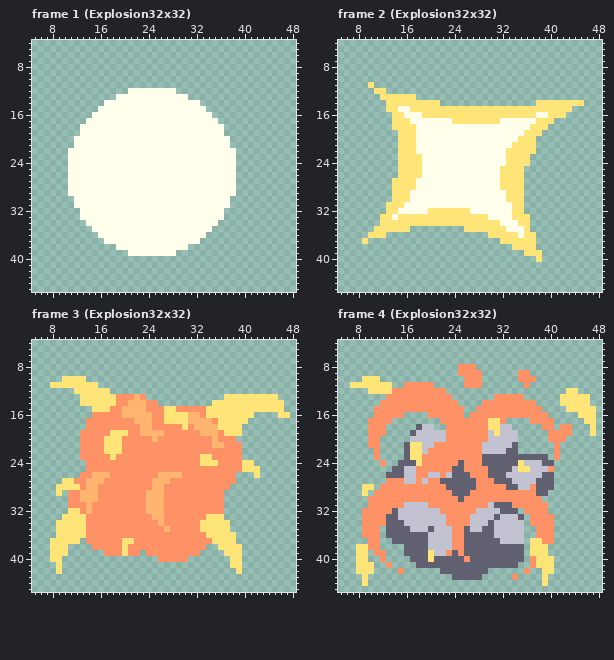
Pixel-art file: ase_files/sprites/explosions.aseprite. The first picture shows the starting point.
64x64 pixels, 9 frames. Shown: frame 1 (Explosion32x32): x 5..48, y 4..45; frame 2 (Explosion32x32): x 5..48, y 4..45; frame 3 (Explosion32x32): x 5..48, y 4..45; frame 4 (Explosion32x32): x 5..48, y 4..45. The old version is drawn lined up with the new one, on the new canvas. The commit also changed other frames, which this record leaves out.
After:
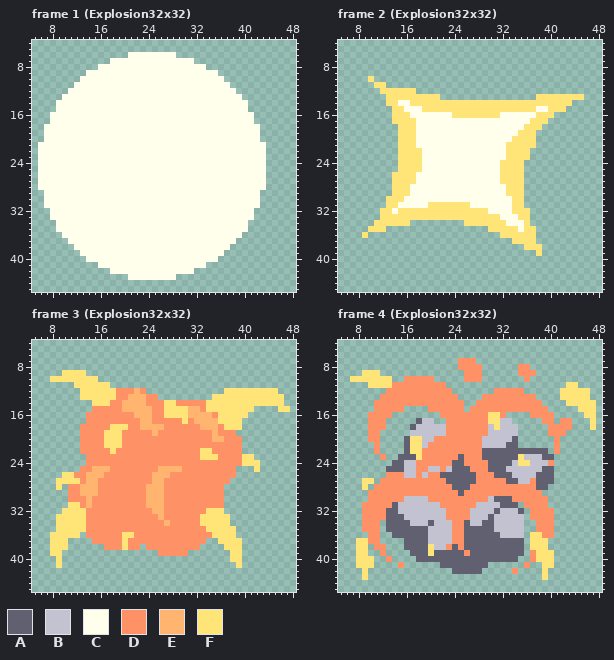
Palette (. is transparent): A #606070  B #c2c2d1  C #ffffeb  D #ff9166  E #ffb570  F #ffe478
Edits made:
canvas 64x64 -> 50x52, the old top-left corner now at -7,-6 (the part of the old canvas that was cut away was empty and is not shown)
Changed rows in their new state; - is an unchanged pixel.
Frame 1 (Explosion32x32):
first column x 6:
 6 ---------------CCCCCCCC---------------
 7 ------------CCCCCCCCCCCCCC------------
 8 ----------CCCCCCCCCCCCCCCCCC----------
 9 --------CCCCCCCCCCCCCCCCCCCCCC--------
10 -------CCCCCCCCCCCCCCCCCCCCCCCC-------
11 ------CCCCCCCCCCCCCCCCCCCCCCCCCC------
12 -----CCCCCCCCCC--------CCCCCCCCCC-----
13 ----CCCCCCCCC------------CCCCCCCCC----
14 ---CCCCCCCC----------------CCCCCCCC---
15 ---CCCCCCC------------------CCCCCCC---
16 --CCCCCCC--------------------CCCCCCC--
17 --CCCCCC----------------------CCCCCC--
18 -CCCCCC------------------------CCCCCC-
19 -CCCCCC------------------------CCCCCC-
20 -CCCCC--------------------------CCCCC-
21 CCCCCC--------------------------CCCCCC
22 CCCCC----------------------------CCCCC
23 CCCCC----------------------------CCCCC
24 CCCCC----------------------------CCCCC
25 CCCCC----------------------------CCCCC
26 CCCCC----------------------------CCCCC
27 CCCCC----------------------------CCCCC
28 CCCCC----------------------------CCCCC
29 -CCCC----------------------------CCCC-
30 -CCCCC--------------------------CCCCC-
31 -CCCCC--------------------------CCCCC-
32 --CCCCC------------------------CCCCC--
33 --CCCCC------------------------CCCCC--
34 ---CCCCC----------------------CCCCC---
35 ---CCCCCC--------------------CCCCCC---
36 ----CCCCCC------------------CCCCCC----
37 -----CCCCCC----------------CCCCCC-----
38 ------CCCCCCC------------CCCCCCC------
39 -------CCCCCCCC--------CCCCCCCC-------
40 --------CCCCCCCCCCCCCCCCCCCCCC--------
41 ----------CCCCCCCCCCCCCCCCCC----------
42 ------------CCCCCCCCCCCCCC------------
43 ---------------CCCCCCCC---------------
Frame 2 (Explosion32x32):
first column x 9:
10 -F-----------------------------------
11 -.FF---------------------------------
12 --.-FFFFF----------------------------
13 ---.-----FFFF----------------FFFFFFFF
14 ------CC-----FFFFFFFFFFFFFFFF------..
15 ----.-F-CC-------------------CC---.--
16 -------F--CCCCC--------CCCCCCFF-..---
17 --------F------CCCCCCCC-----F--.-----
18 -----.---------------------F--.------
19 --------------------------F--.-------
20 -------------------------F-----------
21 ------------------------F------------
22 ---------F------------------.--------
24 -----------------------F---.---------
26 -----F---C---------------------------
28 --------C--------------C-------------
30 ----F--C----------------C------------
31 ------C----FFFFFFF-------------------
32 ---F-CFFFFF-------FFF------F---------
33 -----F---------------FF--C-----------
34 --F-----.........------F--C----------
35 -F--....---------....---FF--F--------
36 F...-----------------..---F----------
37 .----------------------..------------
38 -------------------------..--F-------
39 ---------------------------..--------
40 -----------------------------.-------
Frame 3 (Explosion32x32):
first column x 8:
 9 --FFFF----------------------------------
10 FF----FF--------------------------------
11 ....----FF------------------------------
12 ----.-----FDDDED-------------FFFFFFFFF--
13 -------------E-EDD---------FF---------F-
14 -----..---D-E-----DFFDDDDDF-------------
15 -------DDD------E----FFEE---------....-F
16 ------D-----DD-----------EED-----.----..
17 --------------D----DDD-D---E----.-------
18 -----D----FFF----EE---D-D---D-----------
19 ---------F--D--DD-D------DD--DD.--------
20 -----------------D----------E--D--------
21 ---------------------------DD-----------
22 ---------D-D-------------FF-------------
23 -----.----D----------------F----FF------
24 -------------------------DDD------F-----
25 -----D-EEE--------EEEE---------...------
26 --FFD-E--D-------E--DD------------.-----
27 -F--F---D----------D----------.---------
28 --.DDE----------E------------.----------
29 -.--------------------------------------
30 -----D-D--------------------------------
31 ---FF-----------------------------------
32 --F--FD---------D---------FFF-----------
33 -F---------------D-------F---F----------
34 ------------------DE--------------------
35 -------------------D-----D----F---------
36 F----.------FF------------D-------------
37 ---..-.------D------------..---F--------
38 -------..------.---------.--.-----------
39 --.------......-..-----..----.----------
40 .-----------------.....-----------------
41 ------------------------------.---------
42 -.-----------------------------.--------
Frame 4 (Explosion32x32):
first column x 7:
 7 ------------------DDD--------------------
 8 ---------------------D------DD-----------
 9 --FFF-------------.-----------D----------
10 FF---FF--DDDDD--------------.-.----------
11 ...----DD-----DD---...-------.------FF---
12 ---...D---------D-------DDDDD------F--FF-
13 -----D-----------D----DD-----DD----------
14 ----D-------------D--D---------D---.----F
15 ---------....-------D-----------D---..---
16 ---D---..----..----D---FF-....---D----.--
17 ------.----ABB-.---------BB---..---DD--.-
18 ----------AB--BB-------B---B----.-D------
19 -----.----B-------------B-----------.---.
20 ---------AFF--DD------B----A-----.-.-----
21 ---.---------D------------A--------------
22 ------------D---------AAAA--AAAAA--------
23 ----.D--A-A-------A---------FBBB-A.------
24 -----.-A-BBD-----A----D----B-F--BD-------
25 ------A------BB-B--A------B-BB--AA-------
26 ------DDD---BDDAA---A--D--A----A---------
27 --FF-D---DD-D--D--------DD-A--D----------
28 ---.D-----------D---D-----DDDD---.-------
29 --.D-------------D-D-----------D.--------
30 ---------BBBB-----D----BAAA-----D--------
31 --D----AB----BB------BB-B--A.------------
32 ------A--------B----B---ABBBA.---D-------
33 --------A--------------AB---B------------
34 -----.---A---A--B--A--A-------.----------
35 ----------AAAB------AA-------------------
36 --.---.-----------------A-----FF---------
37 -FF----..----------------AAAA---F.-------
38 ---.-D-------F--DA-----------------------
39 ----.----.----AAA-AD----------D--F-------
40 ---F-.D---.--A-----A--------.------------
41 ------.-D--....--------.....-D..---------
42 -.-.----.------..-----.----D-.---.-------
43 -----------------.....-----.-------------
44 --.-----------------------------.--------
